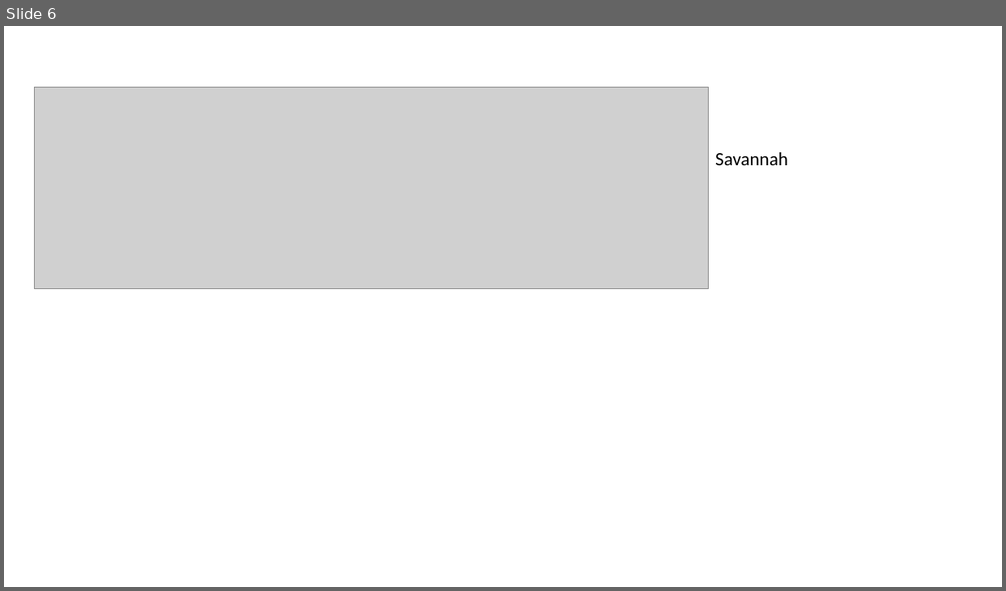
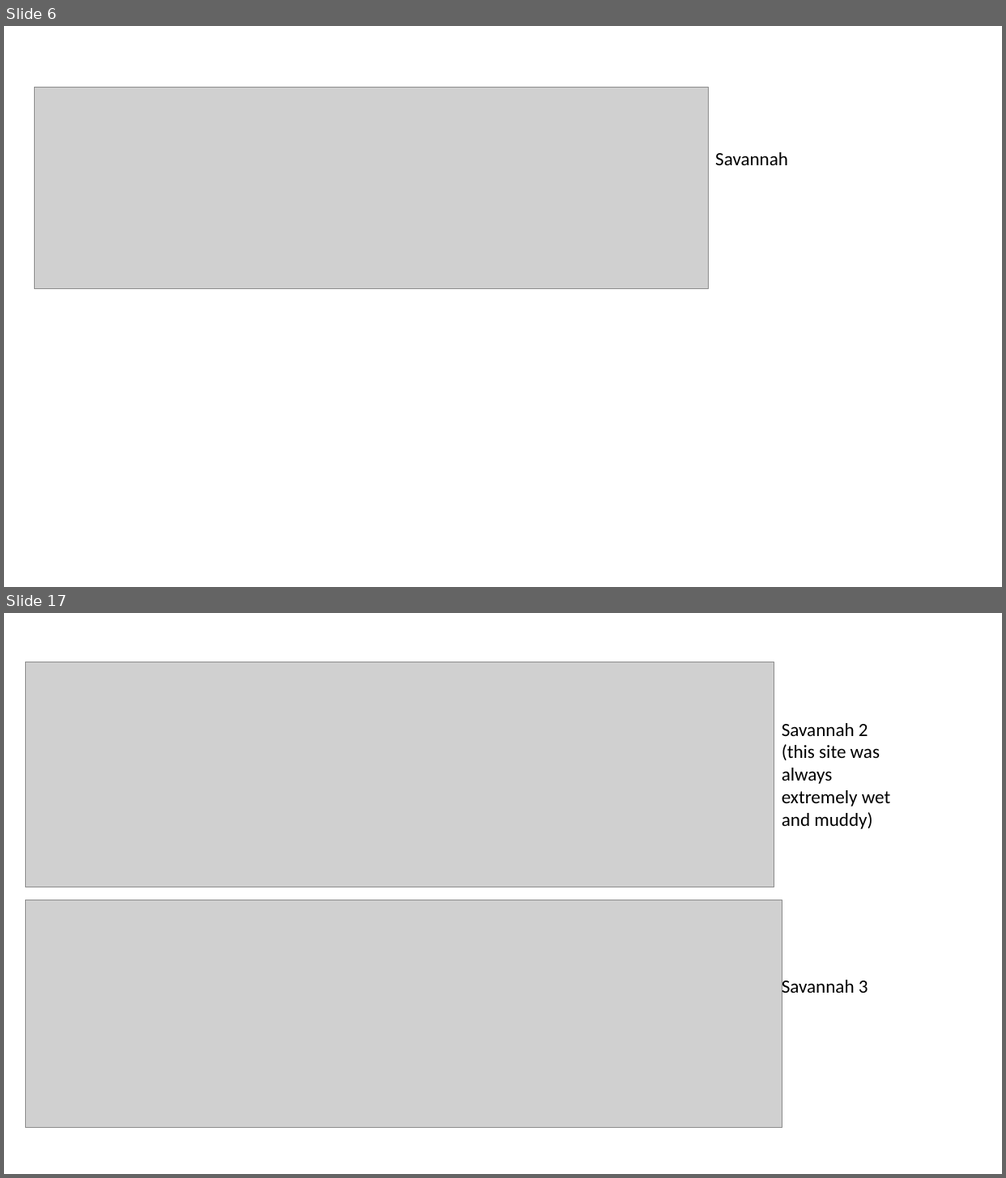
Before and after one commit to rosehanuy/soil-flux-nybg, a slide deck: Chamber_Temp_Plots.pptx. Shown one above the other, each under a label of ours: slide 6 before the commit, slides 6 and 17 after it; the slides between them are not shown. The pictures are 1006x591 and 1006x1178 pixels, drawn with LibreOffice and Linux fonts; fonts in the diff are those of the drawing; grey boxes stand for pictures. Boxes give left, top, right and bottom in pixels: in the first picture for what was removed or moved away, otherwise in the second. Text is boxed around its words. In the diff, an @@ line names an element or a change of style, - is before the commit and + after.

```diff
--- a/Chamber_Temp_Plots.pptx
+++ b/Chamber_Temp_Plots.pptx
@@ slide 17 added at (4,613,1002,1174), background #FFFFFF @@
@@ picture added at (26,662,774,887) @@
@@ text added at (782,723,890,829), 18 pt, text #000000 @@
+Savannah 2
+(this site was always extremely wet and muddy)
@@ picture added at (26,901,782,1127) @@
@@ text added at (782,977,868,999), 18 pt, text #000000 @@
+Savannah 3
```
Also in this commit, not shown: 1 slide changed, 10 other slides added, 2 other files.
